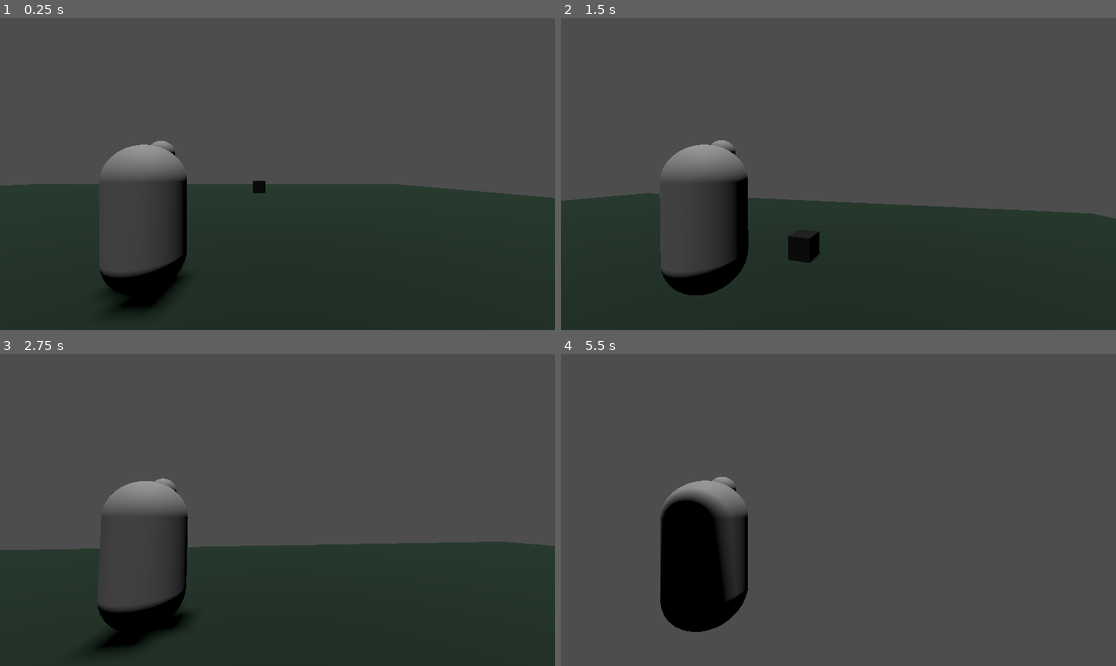
Above: before the commit, frames 1-4 (two rows, left to right).
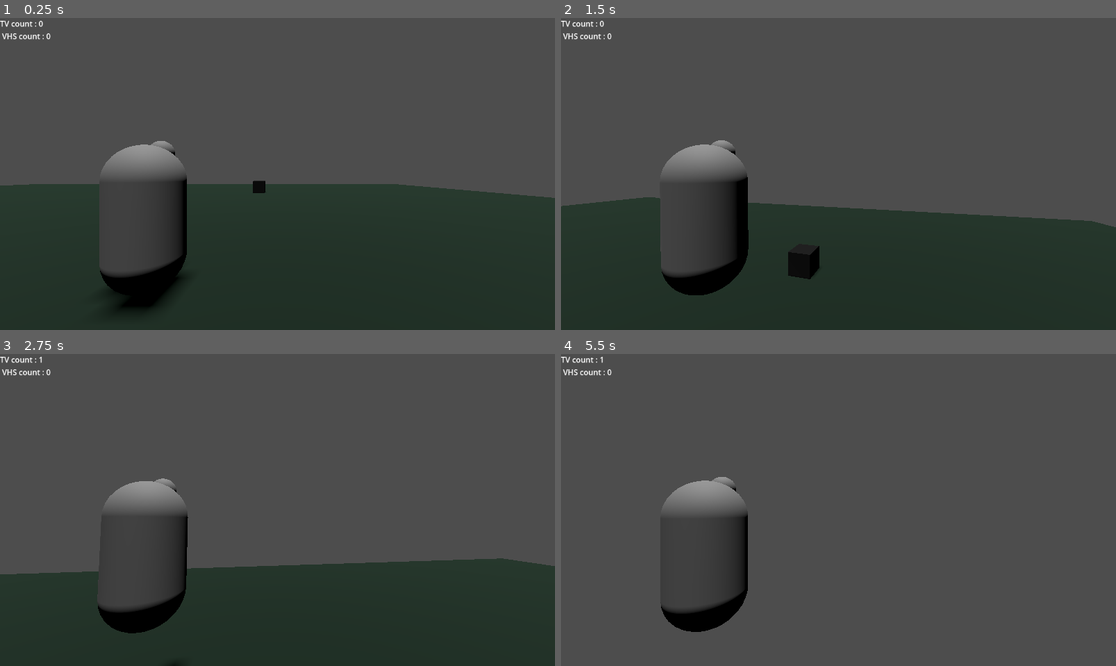
Above: after the commit, the same moments.

Repository: laymard/shroomjam2025
Game: Godot game, scene res://GameData/Level/L_Gym.tscn
The game is run twice, just before and just after one commit, with the same random seed, the same clock (stepped at 60 frames per second) and the same inputs.
Inputs (mouse positions are in pixels of both pictures, inside the frame that each line leads up to):
- Up to frame 1 (0.25 s): no input
- Up to frame 2 (1.5 s): tap Enter at 0.5 s; move the mouse to (866, 174) at 0.52 s; hold W (move_forward) from 0.53 s (still down); tap Space (jump) at 0.6, 0.77, 1.07, 1.35 s; move the mouse to (810, 174) at 1.27 s
- Up to frame 3 (2.75 s): keep holding W (move_forward); tap Space (jump) at 1.52, 1.82, 2.1 s; move the mouse to (288, 503) at 2.02 s
- Up to frame 4 (5.5 s): keep holding W (move_forward); move the mouse to (832, 516) at 2.77 s; tap Space (jump) at 2.85, 3.02, 3.32, 3.6, 3.77, 4.07, 4.25, 4.35, 4.52, 4.82, 5.1 s; move the mouse to (877, 513) at 3.52 s; move the mouse to (794, 506) at 4.27 s; tap Enter at 5 s; move the mouse to (844, 510) at 5.02 s

The runs differ from the first frame. In frame 1, 0.2% of the frame differs, in the area x 0-10%, y 0-7%; in frame 2, 2.2%; in frame 3, 6.2%, in the area x 0-100%, y 0-100%; in frame 4, 4.3%.

Commit message:
player can fetch tvs

Diff:
--- a/GameData/Character/inventory_component.gd
+++ b/GameData/Character/inventory_component.gd
@@ -17,3 +17,9 @@
 
 func add_vhs(vhsToAdd:int) -> void:
 	_vhsCount += vhsToAdd
+
+func get_vhs_count() -> int:
+	return _vhsCount
+
+func get_tv_count() -> int:
+	return _tvCount
--- a/GameData/Character/player.gd
+++ b/GameData/Character/player.gd
@@ -13,6 +13,8 @@
 @export var camera_sensitivity = 0.05
 
 var target_velocity = Vector3.ZERO
+@onready
+var Inventory:GMInventoryComponent = %InventoryComponent
 
 func _ready() -> void:
 	Input.mouse_mode = Input.MOUSE_MODE_CAPTURED
@@ -71,4 +73,3 @@
 	# Moving the Character
 	velocity = target_velocity
 	move_and_slide()
-# Replace with function body.
--- /dev/null
+++ b/GameData/Level/GMDisplayInventory.gd
@@ -0,0 +1,19 @@
+class_name GMDisplayInventory
+extends Label
+# Called when the node enters the scene tree for the first time.
+
+@onready
+var Player:GMPlayer = %Player
+
+var _inventoryFormat:String = "TV count : %s \n VHS count : %s"
+
+func _ready() -> void:
+
+	pass # Replace with function body.
+
+
+# Called every frame. 'delta' is the elapsed time since the previous frame.
+func _process(delta: float) -> void:
+	var actualstring = _inventoryFormat % [Player.Inventory.get_tv_count(), Player.Inventory.get_vhs_count()]
+	text = String(actualstring)
+	pass
--- a/GameData/Level/L_Gym.tscn
+++ b/GameData/Level/L_Gym.tscn
@@ -1,8 +1,9 @@
-[gd_scene load_steps=7 format=3 uid="uid://4r0noqn8d7ej"]
+[gd_scene load_steps=8 format=3 uid="uid://4r0noqn8d7ej"]
 
 [ext_resource type="PackedScene" uid="uid://di8en2gxssdll" path="res://GameData/LevelIngredient/CanonTV.tscn" id="1_0efhf"]
 [ext_resource type="PackedScene" uid="uid://c8xxkqobu0ogu" path="res://GameData/Character/Player.tscn" id="1_lmwx3"]
 [ext_resource type="PackedScene" uid="uid://buxe8scb2ktls" path="res://GameData/LevelIngredient/BaseProp.tscn" id="2_hc2lk"]
+[ext_resource type="Script" uid="uid://cw5tgb6vvm4si" path="res://GameData/Level/GMDisplayInventory.gd" id="4_w8qkj"]
 
 [sub_resource type="StandardMaterial3D" id="StandardMaterial3D_hc2lk"]
 albedo_color = Color(0.03955078, 0.140625, 0.08377075, 1)
@@ -29,8 +30,10 @@
 directional_shadow_mode = 0
 
 [node name="Player" parent="." instance=ExtResource("1_lmwx3")]
+unique_name_in_owner = true
 transform = Transform3D(1, 0, 0, 0, 1, 0, 0, 0, 1, -7.9588013, 4.1721983, -9.918527)
 fall_acceleration = 50
+jump_impulse = 25
 
 [node name="BaseProp" parent="." instance=ExtResource("2_hc2lk")]
 transform = Transform3D(1, 0, 0, 0, 1, 0, 0, 0, 1, 1.0651026, 1.499999, -7.386674)
@@ -40,3 +43,13 @@
 
 [node name="CanonTv" parent="." instance=ExtResource("1_0efhf")]
 transform = Transform3D(1.0000001, 0, 0, 0, 1, 0, 0, 0, 1, -8.1790905, 1.5, 4.9697614)
+
+[node name="Container" type="Container" parent="."]
+anchors_preset = 15
+anchor_right = 1.0
+anchor_bottom = 1.0
+
+[node name="Label" type="Label" parent="Container"]
+layout_mode = 2
+text = "test"
+script = ExtResource("4_w8qkj")
Not shown, added: GameData/Level/GMDisplayInventory.gd.uid
